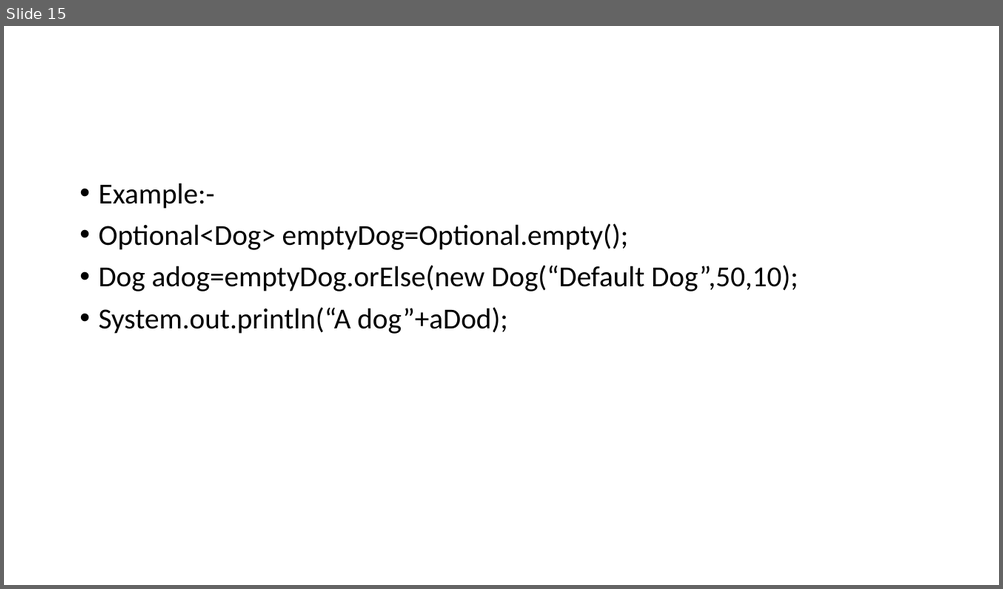
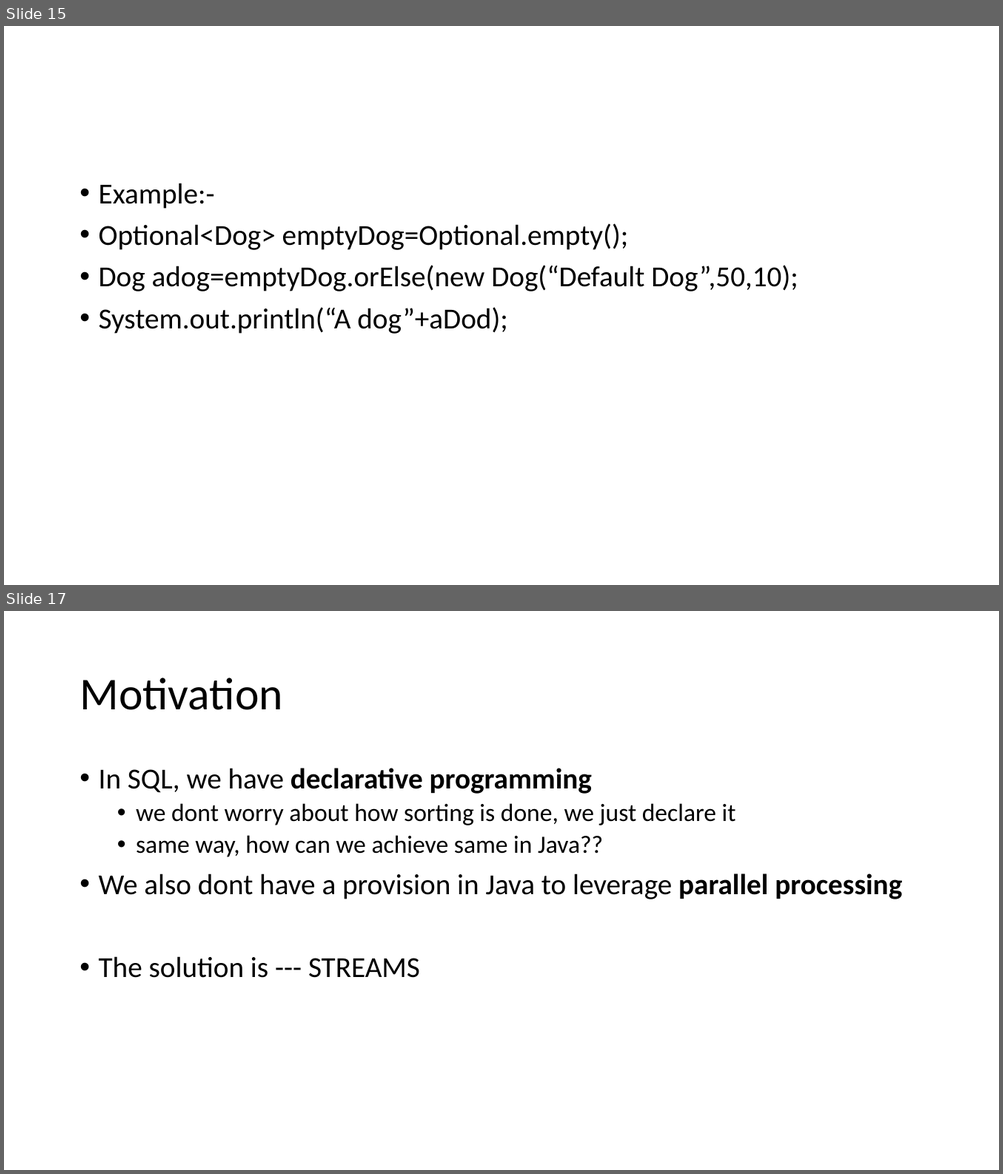
Before and after one commit to aroranishant8/JavaNotes, a slide deck: Java8/Lambda/Streams.pptx. Shown one above the other, each under a label of ours: slide 15 before the commit, slides 15 and 17 after it; the slides between them are not shown. The pictures are 1003x589 and 1003x1174 pixels, drawn with LibreOffice and Linux fonts; fonts in the diff are those of the drawing. Boxes give left, top, right and bottom in pixels: in the first picture for what was removed or moved away, otherwise in the second. Text is boxed around its words. In the diff, an @@ line names an element or a change of style, - is before the commit and + after.

```diff
--- a/Java8/Lambda/Streams.pptx
+++ b/Java8/Lambda/Streams.pptx
@@ slide 17 added at box(4, 611, 999, 1170), background #FFFFFF @@
@@ title added at box(79, 678, 282, 710), 44 pt, text #000000 @@
+Motivation
@@ text added at box(99, 768, 902, 978), 28 pt, text #000000 @@
+• In SQL, we have declarative programming
+  • we dont worry about how sorting is done, we just declare it
+  • same way, how can we achieve same in Java??
+• We also dont have a provision in Java to leverage parallel processing
+• The solution is --- STREAMS
```
Also in this commit, not shown: 2 other slides added, 4 other files.
